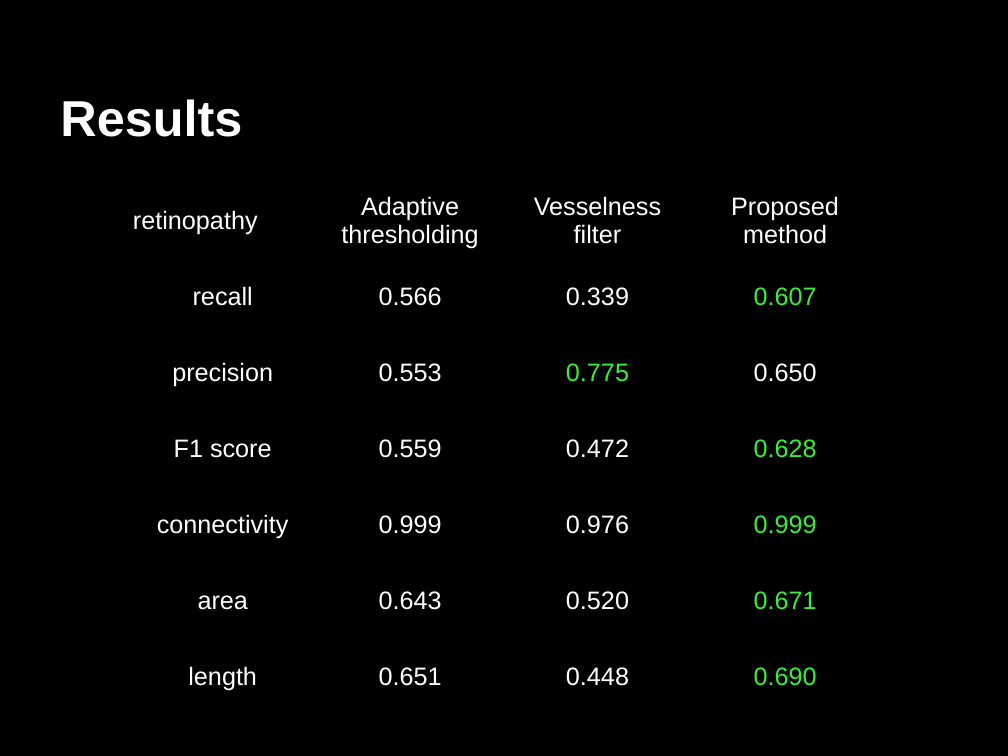
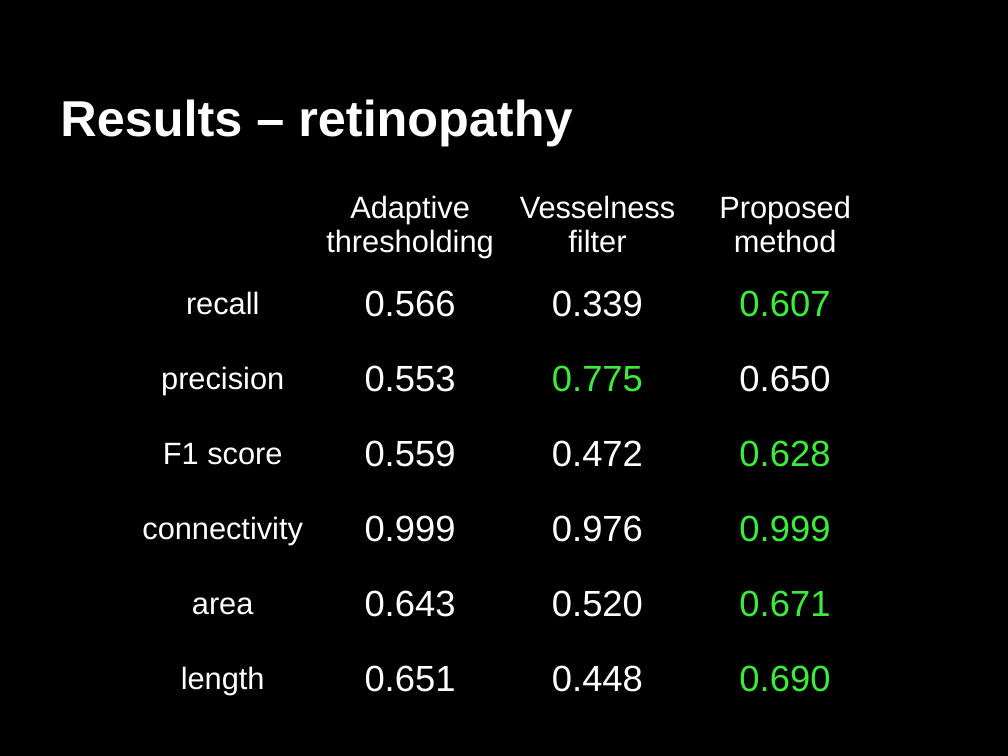
Before and after one commit to mutual-ai/vessel-segmentation-ssip2012, a slide deck: slide 16 of presentation/Vessel_presentation.odp. Drawn at 1008x756 pixels with LibreOffice and Linux fonts; fonts in the diff are those of the drawing. Boxes give left, top, right and bottom in pixels: in the first picture for what was removed or moved away, otherwise in the second. Text is boxed around its words. In the diff, an @@ line names an element or a change of style, - is before the commit and + after.

```diff
--- a/presentation/Vessel_presentation.odp
+++ b/presentation/Vessel_presentation.odp
@@ title at (60,99,572,145): text changed @@
-Results
+Results – retinopathy
@@ table at (129,182,879,715) @@
-row 1, column 1: retinopathy
+row 1, column 1: 
@@ size 18 to 22 pt in "Adaptive thresholding", "Vesselness filter", "Proposed method", "recall" and 5 more places @@
@@ size 18 to 26 pt in "0.566", "0.339", "0.607", "0.553" and 14 more places @@
```
Also in this commit, not shown: 11 other slides changed, 3 slides added, 3 slides removed, 1 other file.
